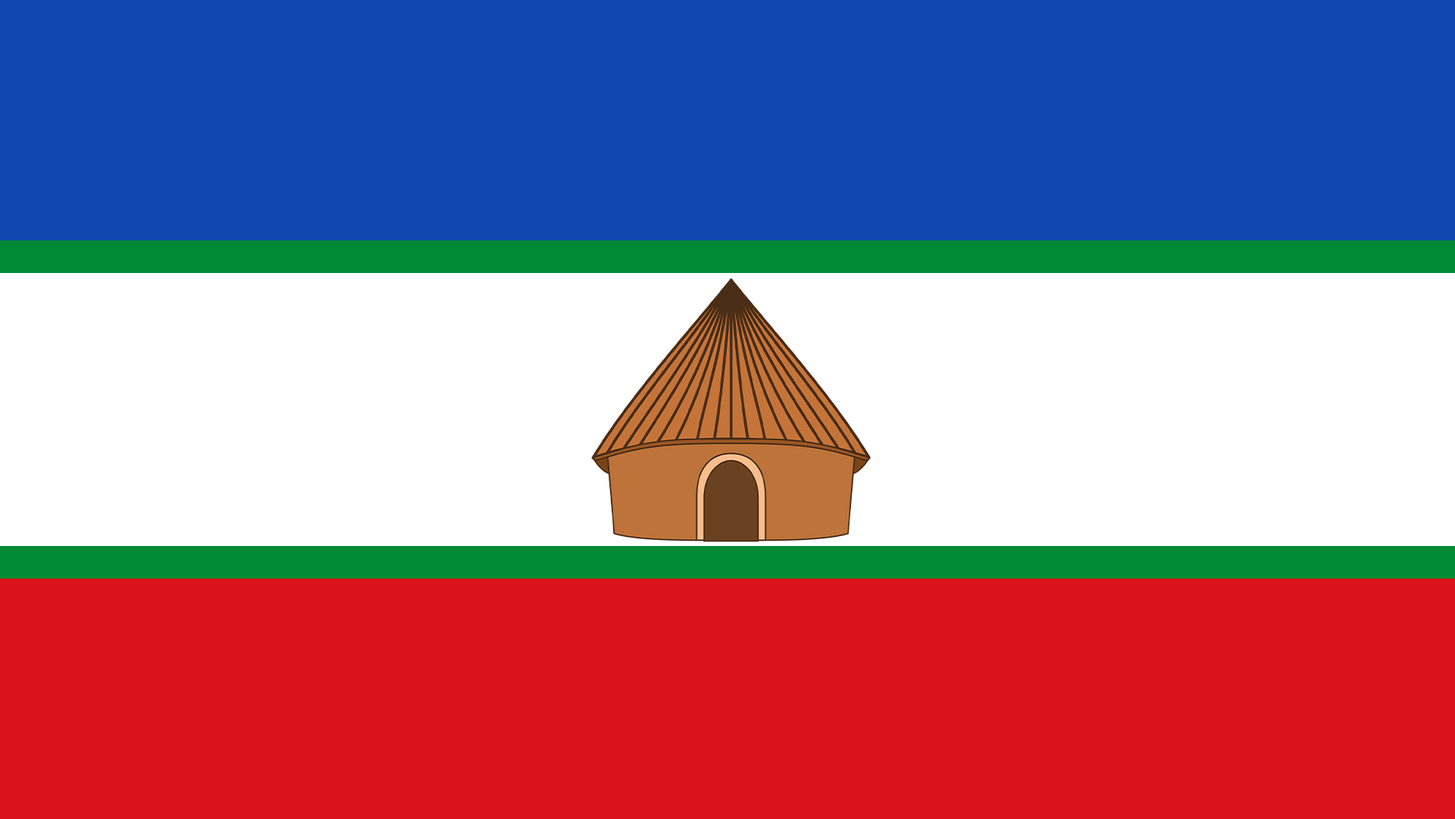
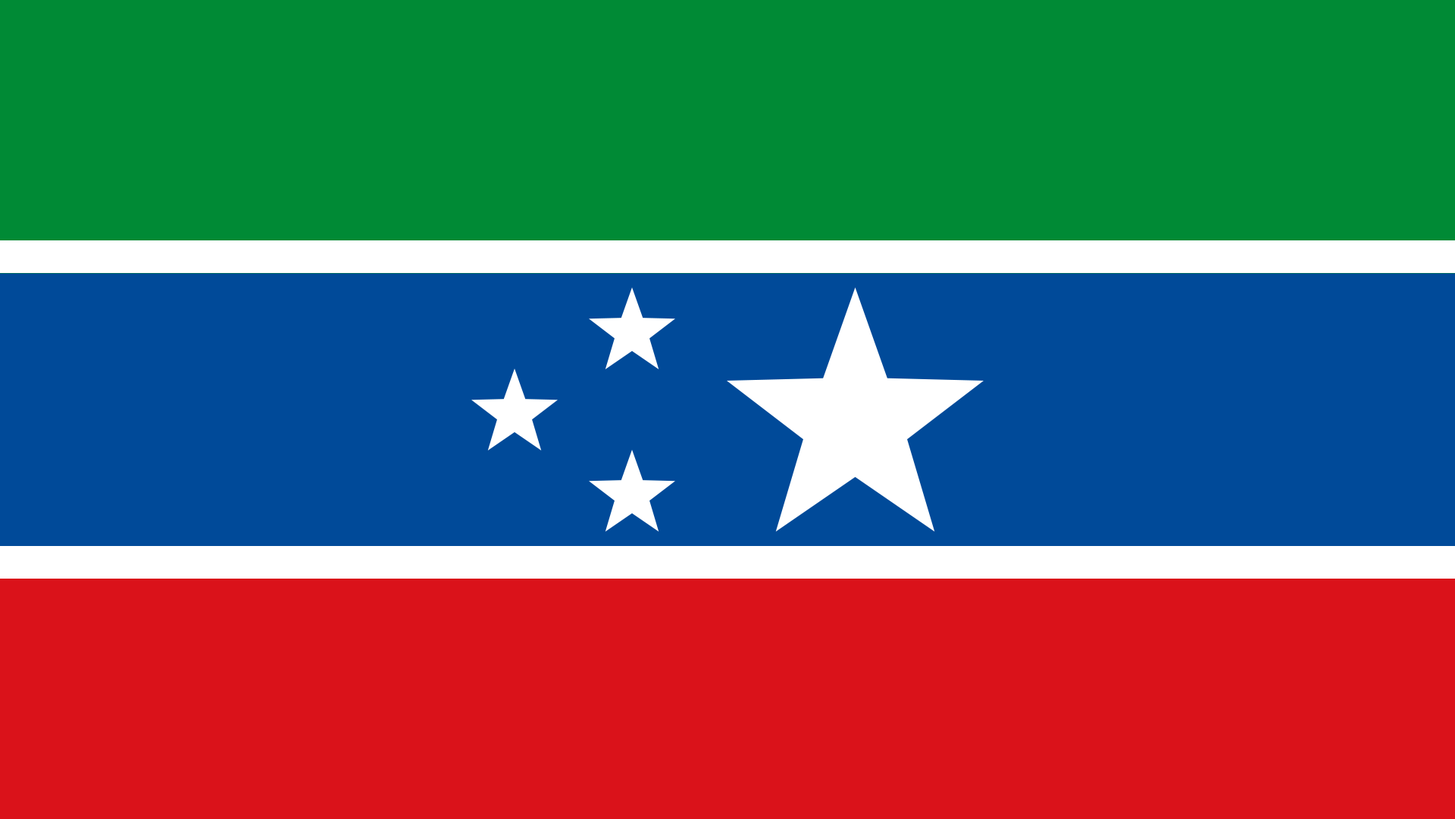
Layered file, before and after one edit (1455×819). Changes by layer:
removed layer "Southern_Nations_Nationalities_and_Peoples_Region_emblem.svg" over (591, 278, 871, 542)
added layer "Многоугольник 1" above "Многоугольник 2" over (726, 287, 984, 532)
added layer "Многоугольник 2" (1st of 3) above "Многоугольник 2" over (588, 287, 676, 370)
added layer "Многоугольник 2" (2nd of 3) above "Многоугольник 2" over (471, 368, 558, 451)
added layer "Многоугольник 2" (3rd of 3) above "Слой 3" over (588, 449, 676, 532)
painted on "Слой 3" over (0, 545, 1455, 579)
painted on "Слой 2" over (0, 240, 1455, 273)
painted on "Слой 1" over (0, 0, 1455, 547)
